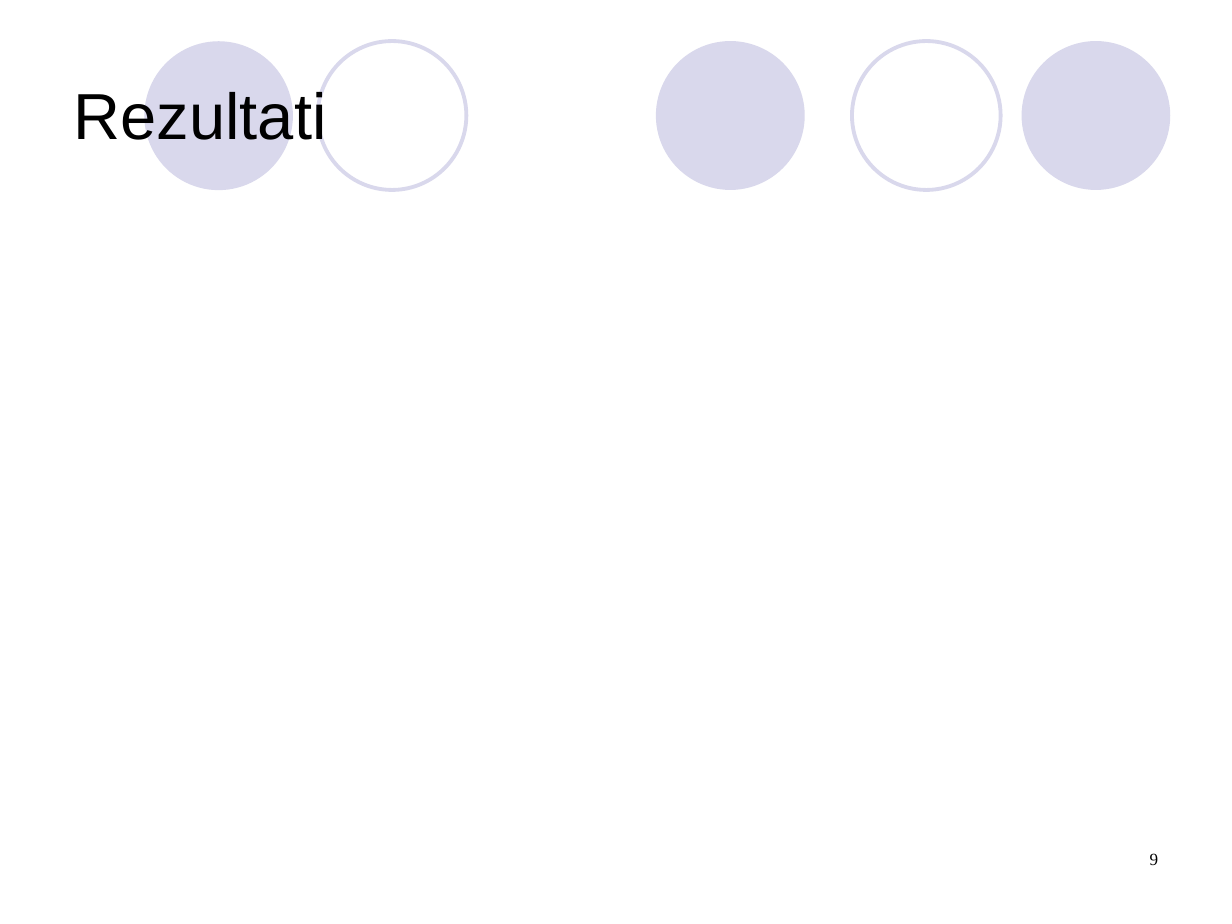
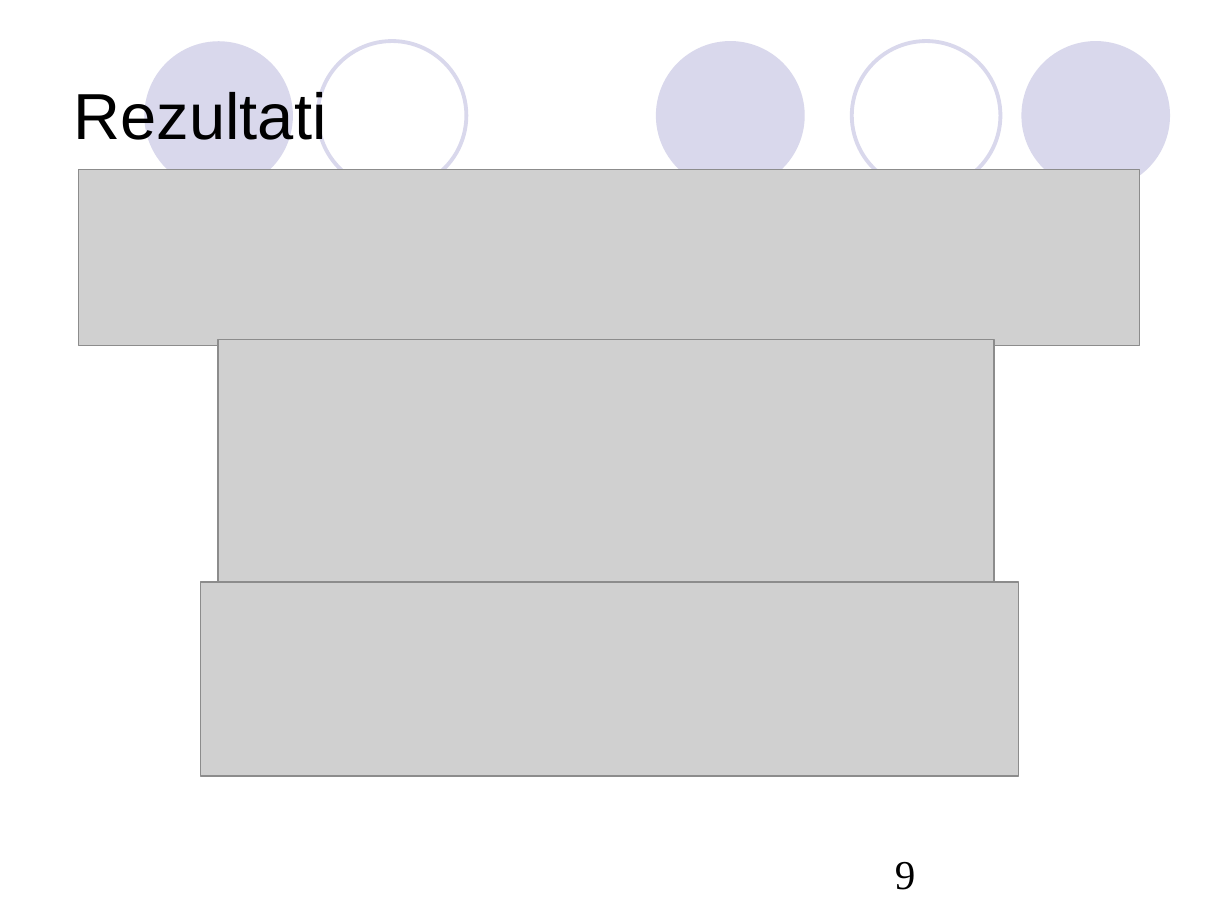
Before and after one commit to Monk-NT/hr-mental-health, a slide deck: slide 9 of docs/Grdjan.ppt. Drawn at 1232x924 pixels with LibreOffice and Linux fonts; fonts in the diff are those of the drawing; grey boxes stand for pictures. Boxes give left, top, right and bottom in pixels: in the first picture for what was removed or moved away, otherwise in the second. Text is boxed around its words. In the diff, an @@ line names an element or a change of style, - is before the commit and + after.

```diff
--- a/docs/Grdjan.ppt
+++ b/docs/Grdjan.ppt
@@ picture added at [79,170,1140,346] @@
@@ picture added at [218,340,994,583] @@
@@ picture added at [201,582,1019,775] @@
@@ page number at [895,861,916,890]: size 10 to 24 pt; alignment right to left; indent changed @@
```
Also in this commit, not shown: 10 other slides changed, 3 slides added, 4 other files.
